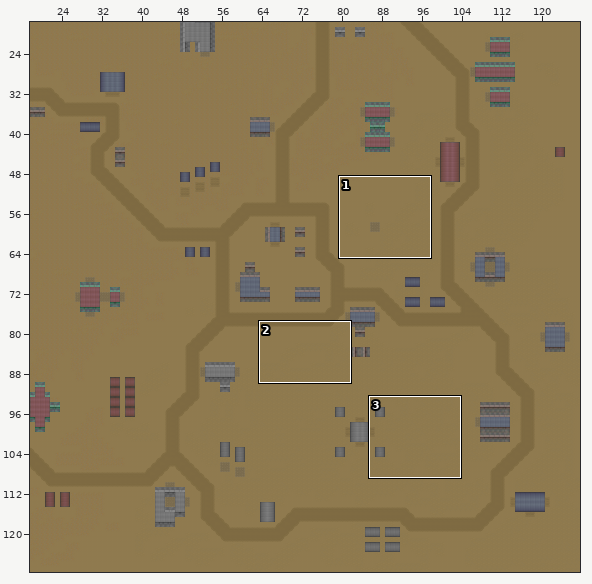
Two versions of a level (Tiled map, map/map.tmx). The picture above shows the old version from afar; the outline marks the close-up.
Close-up. Earlier state:
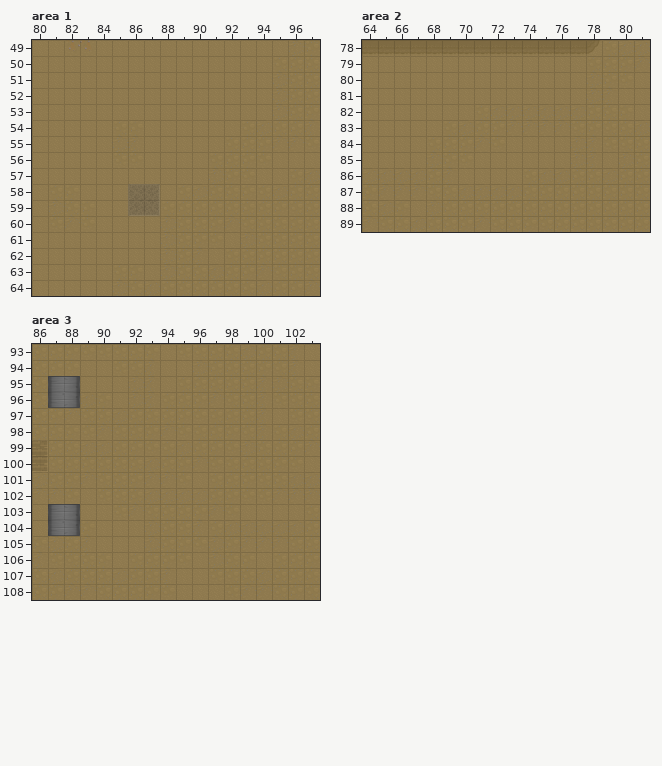
Cells are 64x64 px. Shown: area 1 x 80..97, y 49..64; area 2 x 64..81, y 78..89; area 3 x 86..103, y 93..108. The commit also changed other parts of the map, which this record leaves out.
The result:
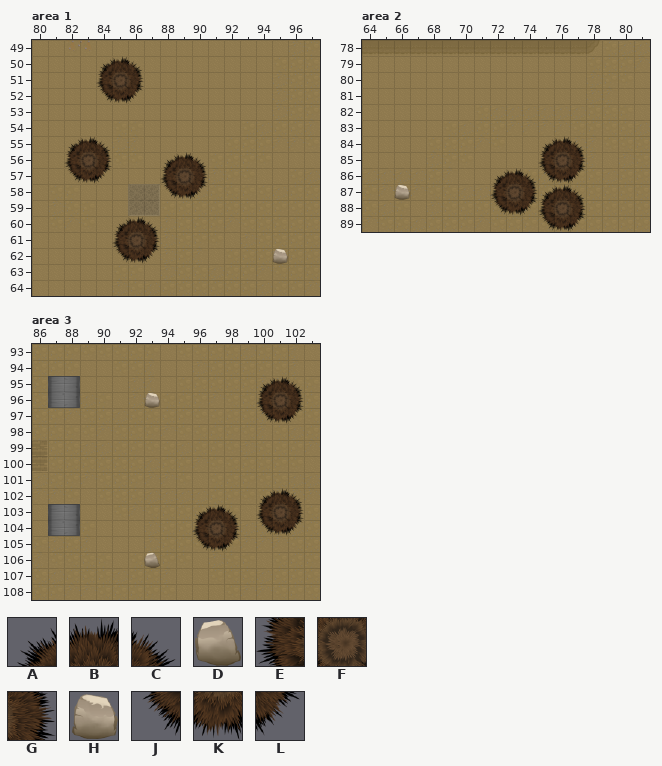
Key: from "tileset": A 6, B 7, C 8, D 20, E 21, F 22, G 23, H 35, J 36, K 37, L 38.
_ is an empty cell.
What changed:
Layer "walls", area 1:
The edit adds tile H in row 62 at x 95.
Layer "trees", area 1:
The edit adds tile A in row 50 at x 84; in row 55 at x 82; in row 56 at x 88; in row 60 at x 85.
The edit adds tile B in row 50 at x 85; in row 55 at x 83; in row 56 at x 89; in row 60 at x 86.
The edit adds tile C in row 50 at x 86; in row 55 at x 84; in row 56 at x 90; in row 60 at x 87.
The edit adds tile E in row 51 at x 84; in row 56 at x 82; in row 57 at x 88; in row 61 at x 85.
The edit adds tile F in row 51 at x 85; in row 56 at x 83; in row 57 at x 89; in row 61 at x 86.
The edit adds tile G in row 51 at x 86; in row 56 at x 84; in row 57 at x 90; in row 61 at x 87.
The edit adds tile J in row 52 at x 84; in row 57 at x 82; in row 58 at x 88; in row 62 at x 85.
The edit adds tile K in row 52 at x 85; in row 57 at x 83; in row 58 at x 89; in row 62 at x 86.
The edit adds tile L in row 52 at x 86; in row 57 at x 84; in row 58 at x 90; in row 62 at x 87.
Layer "walls", area 2:
The edit adds tile H in row 87 at x 66.
Layer "trees", area 2:
The edit adds tile A in row 84 at x 75; in row 86 at x 72; in row 87 at x 75.
The edit adds tile B in row 84 at x 76; in row 86 at x 73; in row 87 at x 76.
The edit adds tile C in row 84 at x 77; in row 86 at x 74; in row 87 at x 77.
The edit adds tile E in row 85 at x 75; in row 87 at x 72; in row 88 at x 75.
The edit adds tile F in row 85 at x 76; in row 87 at x 73; in row 88 at x 76.
The edit adds tile G in row 85 at x 77; in row 87 at x 74; in row 88 at x 77.
The edit adds tile J in row 86 at x 75; in row 88 at x 72; in row 89 at x 75.
The edit adds tile K in row 86 at x 76; in row 88 at x 73; in row 89 at x 76.
The edit adds tile L in row 86 at x 77; in row 88 at x 74; in row 89 at x 77.
Layer "walls", area 3:
The edit adds tile D in row 106 at x 93.
The edit adds tile H in row 96 at x 93.
Layer "trees", area 3:
The edit adds tile A in row 95 at x 100; in row 102 at x 100; in row 103 at x 96.
The edit adds tile B in row 95 at x 101; in row 102 at x 101; in row 103 at x 97.
The edit adds tile C in row 95 at x 102; in row 102 at x 102; in row 103 at x 98.
The edit adds tile E in row 96 at x 100; in row 103 at x 100; in row 104 at x 96.
The edit adds tile F in row 96 at x 101; in row 103 at x 101; in row 104 at x 97.
The edit adds tile G in row 96 at x 102; in row 103 at x 102; in row 104 at x 98.
The edit adds tile J in row 97 at x 100; in row 104 at x 100; in row 105 at x 96.
The edit adds tile K in row 97 at x 101; in row 104 at x 101; in row 105 at x 97.
The edit adds tile L in row 97 at x 102; in row 104 at x 102; in row 105 at x 98.
